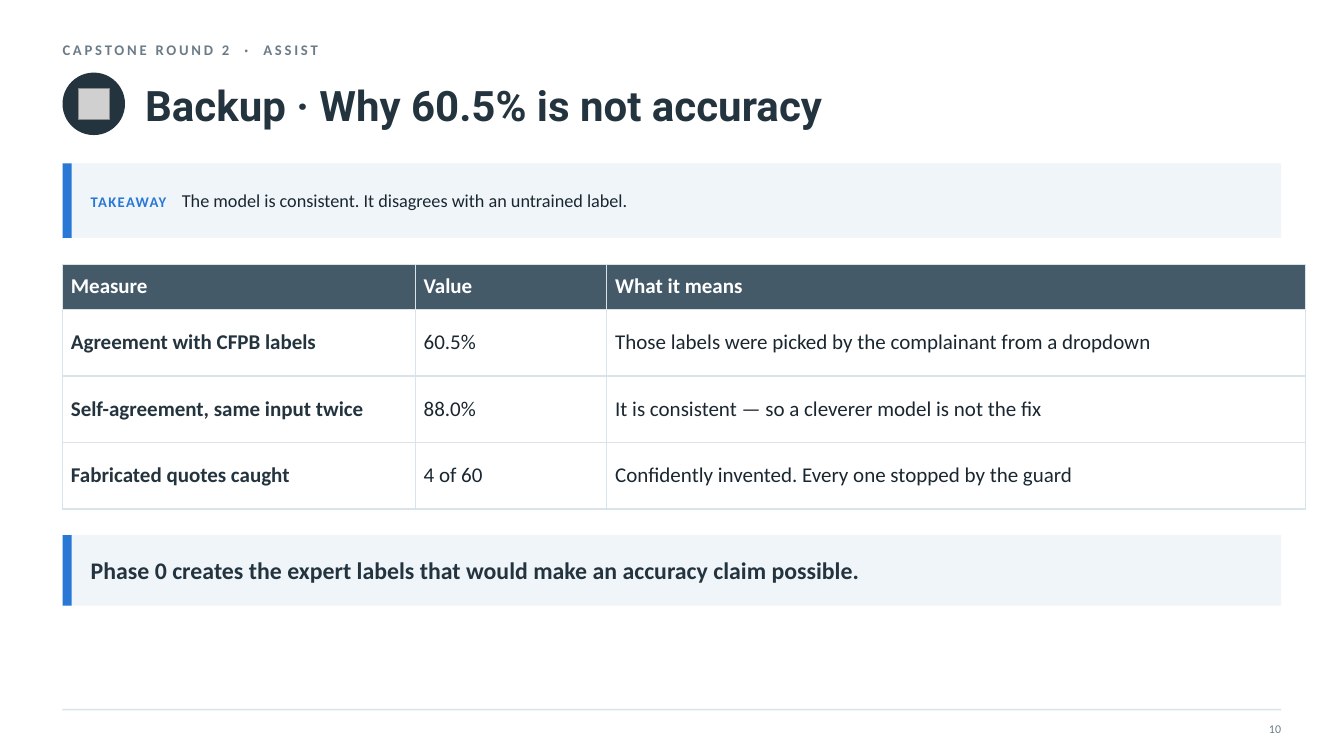
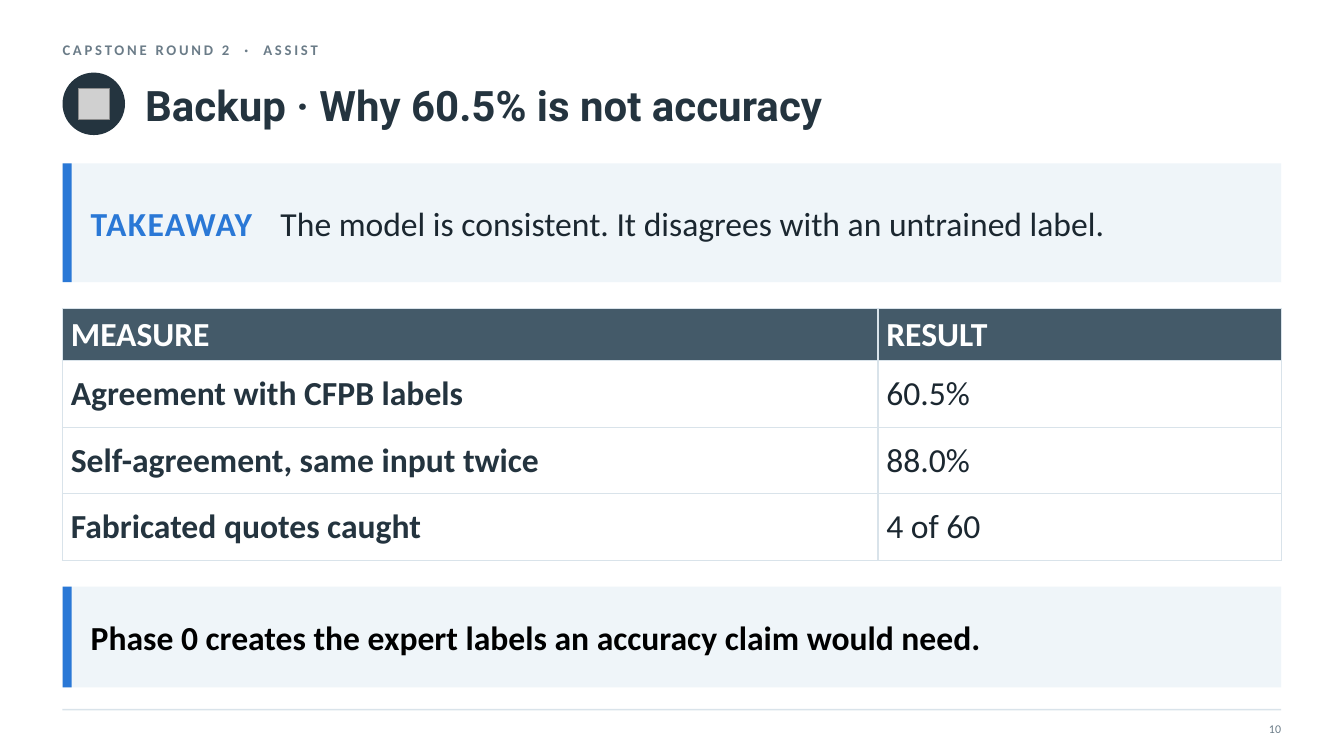
Before and after one commit to nyelugo/PROJECT-Capstone-AI-Consulting, a slide deck: slide 13 of presentation.pptx. Drawn at 1344x756 pixels with LibreOffice and Linux fonts; fonts in the diff are those of the drawing; grey boxes stand for pictures. Boxes give left, top, right and bottom in pixels: in the first picture for what was removed or moved away, otherwise in the second. Text is boxed around its words. In the diff, an @@ line names an element or a change of style, - is before the commit and + after.

```diff
--- a/presentation.pptx
+++ b/presentation.pptx
@@ rectangle: place and size @@
-rectangle at <box>63,163,1281,238</box>
+rectangle at <box>63,163,1281,282</box>
@@ rectangle: place and size @@
-rectangle at <box>63,163,72,238</box>
+rectangle at <box>63,163,72,282</box>
@@ text "TAKEAWAY The model is consistent. ..." at <box>91,212,1104,242</box>: size 10.5 to 24 pt in "TAKEAWAY"; size 13 to 24 pt in "The model is consistent. It disagrees with ..." @@
@@ table at <box>63,309,1281,548</box> @@
-column 1: Measure | Agreement with CFPB labels | Self-agreement, same input twice | Fabricated quotes caught
-column 2: Value | 60.5% | 88.0% | 4 of 60
-column 3: What it means | Those labels were picked by the complainant from a dropdown | It is consistent — so a cleverer model is not the fix | Confidently invented. Every one stopped by the guard
+column 1: MEASURE | Agreement with CFPB labels | Self-agreement, same input twice | Fabricated quotes caught
+column 2: RESULT | 60.5% | 88.0% | 4 of 60
@@ table: place and size @@
-table at <box>63,264,1306,490</box>
+table at <box>63,309,1281,548</box>
@@ rectangle: place and size @@
-rectangle at <box>63,535,1281,606</box>
+rectangle at <box>63,587,1281,688</box>
@@ rectangle: place and size @@
-rectangle at <box>63,535,72,606</box>
+rectangle at <box>63,587,72,688</box>
@@ text at <box>91,626,980,656</box>: text changed; size 17 to 24 pt; text colour #24343F to #000000 @@
-Phase 0 creates the expert labels that would make an accuracy claim possible.
+Phase 0 creates the expert labels an accuracy claim would need.
```
Also in this commit, not shown: 16 other slides changed, 3 other files.
